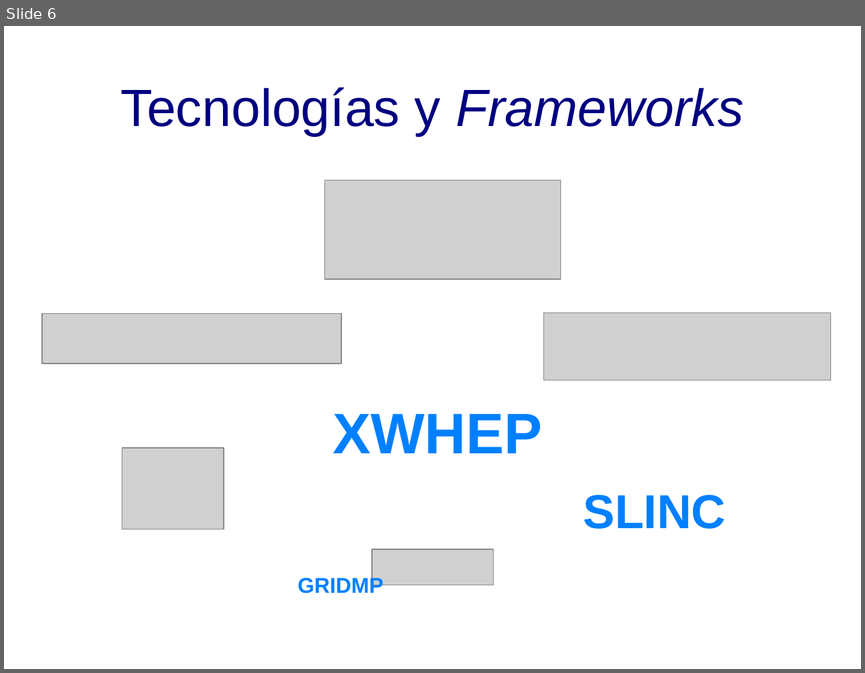
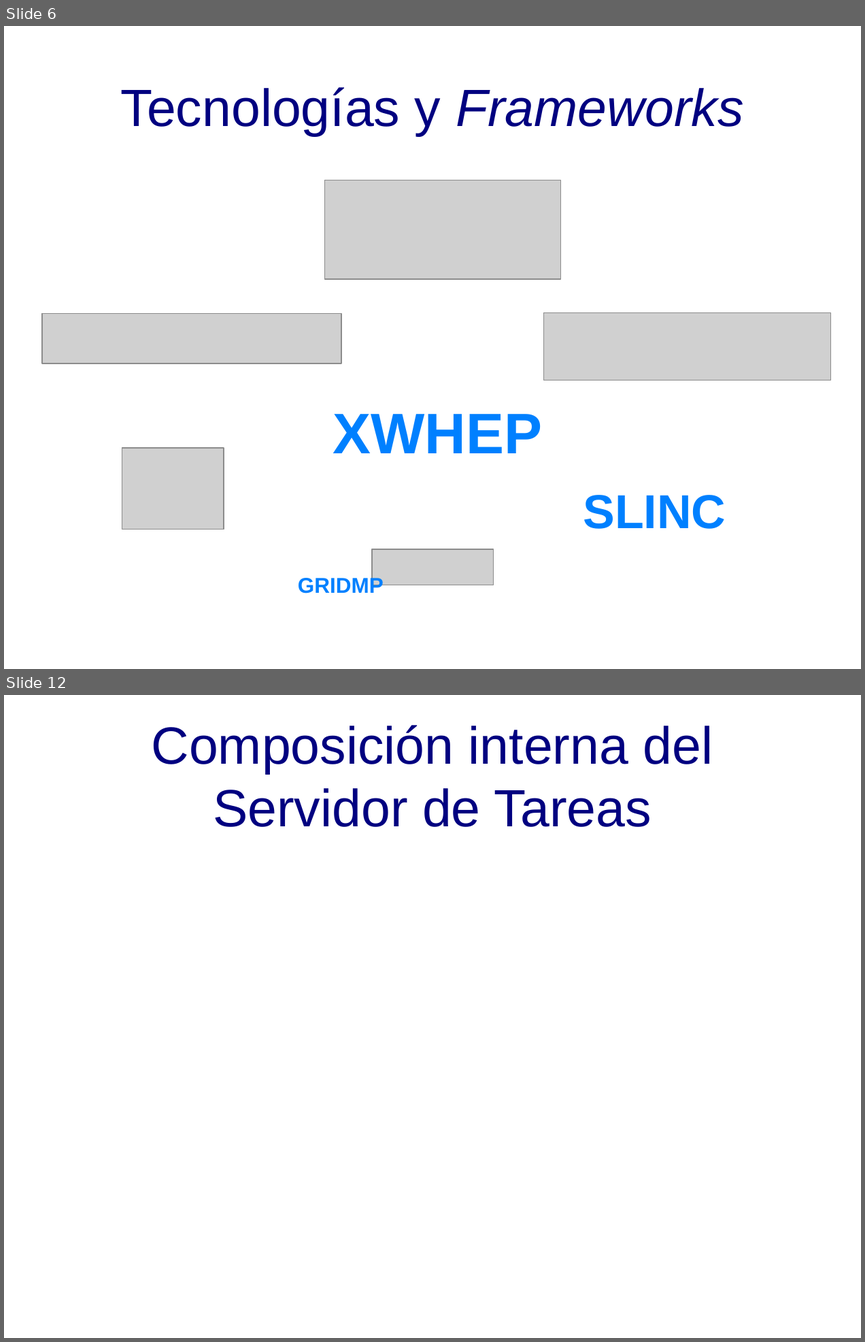
Before and after one commit to DesignJuggler/fasdkfjhasdlkjfhasldkjhfalsjdfasdf, a slide deck: TFI_Jorge_Sanchez_Presentacion.odp. Shown one above the other, each under a label of ours: slide 6 before the commit, slides 6 and 12 after it; the slides between them are not shown. The pictures are 865x673 and 865x1342 pixels, drawn with LibreOffice and Linux fonts; fonts in the diff are those of the drawing; grey boxes stand for pictures; background and template pictures are left out. Boxes give left, top, right and bottom in pixels: in the first picture for what was removed or moved away, otherwise in the second. Text is boxed around its words. In the diff, an @@ line names an element or a change of style, - is before the commit and + after.

```diff
--- a/TFI_Jorge_Sanchez_Presentacion.odp
+++ b/TFI_Jorge_Sanchez_Presentacion.odp
@@ slide 12 added at (x1=4, y1=695, x2=861, y2=1338), background picture (left out) @@
@@ title added at (x1=152, y1=725, x2=713, y2=827), 44 pt, text #000080 @@
+Composición interna del Servidor de Tareas
```
Also in this commit, not shown: 16 other slides added.
